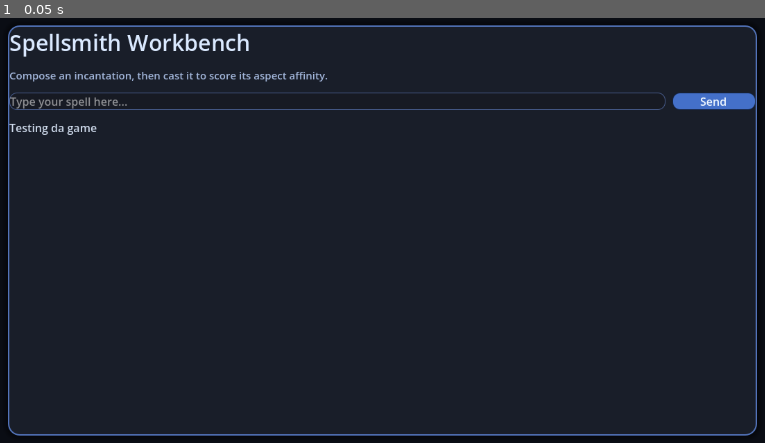
Above: before the commit, frame 1.
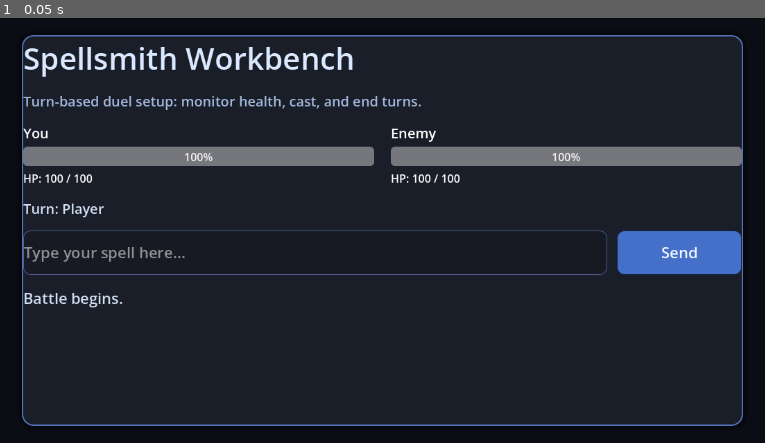
Above: after the commit, the same moment.

Repository: radagonthegolden/spellsmith
Game: Godot game, scene res://main.tscn
Same seed, same stepped clock (60 frames per second), same inputs: the game is played once before the commit and once after it.
Inputs:
- Up to frame 1 (0.05 s): no input

The runs differ from the first frame. In frame 1, 16% of the frame differs, in the area x 1-99%, y 1-99%.

Commit message:
battler working

Diff:
--- a/main.tscn
+++ b/main.tscn
@@ -3,6 +3,9 @@
 [ext_resource type="Script" uid="uid://d286ajegmohgi" path="res://scripts/spell.gd" id="2_0xm2m"]
 [ext_resource type="Script" uid="uid://dek33f36dr6qo" path="res://scripts/ollama_client.gd" id="2_h2yge"]
 [ext_resource type="Script" uid="uid://dm36io6fvtc45" path="res://scripts/aspects_library.gd" id="3_h2yge"]
+[ext_resource type="Script" uid="uid://bwfs8fxn8l1qw" path="res://scripts/battler.gd" id="4_2wk8u"]
+[ext_resource type="Script" uid="uid://bl0tddpgvelda" path="res://scripts/combat_manager.gd" id="5_m3h8a"]
+[ext_resource type="PackedScene" path="res://scenes/battler_ui.tscn" id="6_2k3sj"]
 
 [sub_resource type="StyleBoxFlat" id="StyleBoxFlat_panel"]
 bg_color = Color(0.109804, 0.129412, 0.176471, 0.88)
@@ -64,10 +67,10 @@
 anchors_preset = 15
 anchor_right = 1.0
 anchor_bottom = 1.0
-offset_left = 36.0
-offset_top = 28.0
-offset_right = -36.0
-offset_bottom = -28.0
+offset_left = 56.0
+offset_top = 42.0
+offset_right = -56.0
+offset_bottom = -42.0
 grow_horizontal = 2
 grow_vertical = 2
 
@@ -77,27 +80,50 @@
 
 [node name="Content" type="VBoxContainer" parent="OuterMargin/Panel" unique_id=1199949935]
 layout_mode = 2
-theme_override_constants/separation = 14
+theme_override_constants/separation = 18
 
 [node name="Title" type="Label" parent="OuterMargin/Panel/Content" unique_id=2046079035]
 layout_mode = 2
 theme_override_colors/font_color = Color(0.854902, 0.913725, 1, 1)
-theme_override_font_sizes/font_size = 32
+theme_override_font_sizes/font_size = 44
 text = "Spellsmith Workbench"
 
 [node name="SubTitle" type="Label" parent="OuterMargin/Panel/Content" unique_id=429314954]
 layout_mode = 2
 theme_override_colors/font_color = Color(0.639216, 0.717647, 0.858824, 1)
-theme_override_font_sizes/font_size = 15
-text = "Compose an incantation, then cast it to score its aspect affinity."
+theme_override_font_sizes/font_size = 20
+text = "Turn-based duel setup: monitor health, cast, and end turns."
+
+[node name="CombatHUD" type="HBoxContainer" parent="OuterMargin/Panel/Content" unique_id=1817702334]
+layout_mode = 2
+theme_override_constants/separation = 24
+
+[node name="PlayerCard" parent="OuterMargin/Panel/Content/CombatHUD" unique_id=1796960431 instance=ExtResource("6_2k3sj")]
+layout_mode = 2
+
+[node name="EnemyCard" parent="OuterMargin/Panel/Content/CombatHUD" unique_id=1478877382 instance=ExtResource("6_2k3sj")]
+layout_mode = 2
+
+[node name="TurnRow" type="HBoxContainer" parent="OuterMargin/Panel/Content" unique_id=1716524441]
+layout_mode = 2
+theme_override_constants/separation = 14
+
+[node name="TurnLabel" type="Label" parent="OuterMargin/Panel/Content/TurnRow" unique_id=189333007]
+layout_mode = 2
+size_flags_horizontal = 3
+theme_override_colors/font_color = Color(0.831373, 0.882353, 0.960784, 1)
+theme_override_font_sizes/font_size = 20
+text = "Turn: Player"
 
 [node name="InputRow" type="HBoxContainer" parent="OuterMargin/Panel/Content" unique_id=1615776331]
 layout_mode = 2
-theme_override_constants/separation = 10
+theme_override_constants/separation = 14
 
 [node name="LineEdit" type="LineEdit" parent="OuterMargin/Panel/Content/InputRow" unique_id=1454104504]
+custom_minimum_size = Vector2(0, 64)
 layout_mode = 2
 size_flags_horizontal = 3
+theme_override_font_sizes/font_size = 22
 theme_override_styles/normal = SubResource("StyleBoxFlat_input")
 theme_override_styles/read_only = SubResource("StyleBoxFlat_input")
 theme_override_styles/focus = SubResource("StyleBoxFlat_input")
@@ -105,9 +131,10 @@
 clear_button_enabled = true
 
 [node name="Button" type="Button" parent="OuterMargin/Panel/Content/InputRow" unique_id=111194602]
-custom_minimum_size = Vector2(120, 0)
+custom_minimum_size = Vector2(180, 64)
 layout_mode = 2
 theme_override_colors/font_color = Color(0.941176, 0.972549, 1, 1)
+theme_override_font_sizes/font_size = 22
 theme_override_styles/normal = SubResource("StyleBoxFlat_button")
 theme_override_styles/pressed = SubResource("StyleBoxFlat_button")
 theme_override_styles/hover = SubResource("StyleBoxFlat_button")
@@ -117,9 +144,18 @@
 layout_mode = 2
 size_flags_vertical = 3
 theme_override_colors/default_color = Color(0.815686, 0.862745, 0.929412, 1)
-theme_override_font_sizes/normal_font_size = 16
+theme_override_font_sizes/normal_font_size = 22
 bbcode_enabled = true
-text = "Testing da game"
+scroll_active = true
+
+[node name="CombatManager" type="Node" parent="." unique_id=1916645604]
+script = ExtResource("5_m3h8a")
+
+[node name="PlayerBattler" type="Node" parent="CombatManager" unique_id=1112674722]
+script = ExtResource("4_2wk8u")
+
+[node name="OpponentBattler" type="Node" parent="CombatManager" unique_id=322087507]
+script = ExtResource("4_2wk8u")
 
 [node name="spell" type="Node" parent="." unique_id=1431694673]
 script = ExtResource("2_0xm2m")
@@ -133,3 +169,4 @@
 
 [connection signal="text_submitted" from="OuterMargin/Panel/Content/InputRow/LineEdit" to="spell" method="_on_spell_cast"]
 [connection signal="pressed" from="OuterMargin/Panel/Content/InputRow/Button" to="spell" method="_on_spell_cast"]
+[connection signal="spell_scored" from="spell" to="CombatManager" method="_on_spell_scored"]
--- /dev/null
+++ b/scenes/battler_ui.tscn
@@ -0,0 +1,23 @@
+[gd_scene format=3]
+
+[ext_resource type="Script" path="res://scripts/battler_ui.gd" id="1_uu4ld"]
+
+[node name="BattlerUI" type="VBoxContainer"]
+script = ExtResource("1_uu4ld")
+size_flags_horizontal = 3
+theme_override_constants/separation = 6
+
+[node name="NameLabel" type="Label" parent="."]
+layout_mode = 2
+theme_override_font_sizes/font_size = 20
+text = "Combatant"
+
+[node name="HealthBar" type="ProgressBar" parent="."]
+custom_minimum_size = Vector2(0, 28)
+layout_mode = 2
+max_value = 100.0
+value = 100.0
+
+[node name="HealthText" type="Label" parent="."]
+layout_mode = 2
+text = "HP: 100 / 100"
--- /dev/null
+++ b/scripts/battler.gd
@@ -0,0 +1,17 @@
+extends Node
+class_name Battler
+
+@export var max_health: int = 100
+@export var start_health: int = 100
+@export var display_name: String = "Name"
+
+var health: int = 0
+
+func _ready() -> void:
+	health = clampi(start_health, 0, max_health)
+
+func take_damage(amount: int) -> bool:
+	health -= amount
+	if health <= 0:
+		health = 0
+	return health == 0
--- /dev/null
+++ b/scripts/battler_ui.gd
@@ -0,0 +1,14 @@
+extends VBoxContainer
+class_name BattlerUI
+
+@onready var name_label: Label = $NameLabel
+@onready var health_bar: ProgressBar = $HealthBar
+@onready var health_text: Label = $HealthText
+
+func set_name_text(value: String) -> void:
+	name_label.text = value
+
+func set_health(current: int, max_value: int) -> void:
+	health_bar.max_value = float(max_value)
+	health_bar.value = float(current)
+	health_text.text = "HP: %d / %d" % [current, max_value]
--- /dev/null
+++ b/scripts/combat_manager.gd
@@ -0,0 +1,70 @@
+extends Node
+class_name CombatManager
+
+@export var enemy_retaliation_damage: int = 10
+@export var spell_base_damage: int = 5
+@export var spell_scale_damage: int = 30
+
+@onready var player: Battler = $PlayerBattler
+@onready var opponent: Battler = $OpponentBattler
+
+@onready var player_ui: BattlerUI = $"../OuterMargin/Panel/Content/CombatHUD/PlayerCard"
+@onready var opponent_ui: BattlerUI = $"../OuterMargin/Panel/Content/CombatHUD/EnemyCard"
+@onready var turn_label: Label = $"../OuterMargin/Panel/Content/TurnRow/TurnLabel"
+@onready var battle_log: RichTextLabel = $"../OuterMargin/Panel/Content/LoreText"
+
+func _ready() -> void:
+	player.display_name = "You"
+	opponent.display_name = "Enemy"
+	player_ui.set_name_text(player.display_name)
+	opponent_ui.set_name_text(opponent.display_name)
+	_update_health_ui()
+	turn_label.text = "Turn: Player"
+	battle_log.text = ""
+	_log_line("Battle begins.")
+
+func damage_opponent(amount: int) -> bool:
+	return opponent.take_damage(amount)
+
+func damage_player(amount: int) -> bool:
+	return player.take_damage(amount)
+
+func _on_spell_scored(sorted_scores: Array, text: String) -> void:
+	if sorted_scores.is_empty():
+		push_error("Spell resolved without scored aspects")
+		return
+
+	turn_label.text = "Turn: Player"
+	var damage := _compute_spell_damage(sorted_scores)
+	_log_line("You cast \"" + text + "\" for " + str(damage) + " damage.")
+	var opponent_died := damage_opponent(damage)
+	_update_health_ui()
+	if opponent_died:
+		turn_label.text = "Turn: Victory"
+		_log_line("Enemy falls. Victory.")
+		return
+
+	turn_label.text = "Turn: Opponent"
+	_log_line("Enemy retaliates for " + str(enemy_retaliation_damage) + " damage.")
+	var player_died := damage_player(enemy_retaliation_damage)
+	_update_health_ui()
+	if player_died:
+		turn_label.text = "Turn: Defeat"
+		_log_line("You were defeated.")
+		return
+
+	turn_label.text = "Turn: Player"
+	_log_line("Your turn.")
+
+func _compute_spell_damage(sorted_scores: Array) -> int:
+	var top_entry: Dictionary = sorted_scores[0]
+	var top_score := float(top_entry["score"])
+	return maxi(1, spell_base_damage + int(round(top_score * float(spell_scale_damage))))
+
+func _update_health_ui() -> void:
+	player_ui.set_health(player.health, player.max_health)
+	opponent_ui.set_health(opponent.health, opponent.max_health)
+
+func _log_line(message: String) -> void:
+	battle_log.text += message + "\n"
+	battle_log.scroll_to_line(maxi(0, battle_log.get_line_count() - 1))
--- a/scripts/spell.gd
+++ b/scripts/spell.gd
@@ -1,7 +1,7 @@
 extends Node
 class_name Spell
 
-signal spell_scored(sorted_scores: Array)
+signal spell_scored(sorted_scores: Array, text: String)
 
 @export var line_edit_path: NodePath = "../LineEdit"
 @export var ollama_client_path: NodePath = "OllamaClient"
@@ -37,7 +37,7 @@
 	if sorted_scores.is_empty():
 		return
 
-	spell_scored.emit(sorted_scores)
+	spell_scored.emit(sorted_scores, cast_text)
 	print(sorted_scores)
 
 func _extract_cast_text(text: Variant) -> String:
Not shown, added: scripts/battler.gd.uid
Not shown, added: scripts/battler_ui.gd.uid
Not shown, added: scripts/combat_manager.gd.uid
